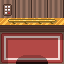
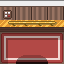
Layered file, before and after one edit (64px x 64px). Changes by layer:
painted on "Layer 2" over [3, 4, 12, 19]
painted on "Wall" over [0, 0, 64, 27]
